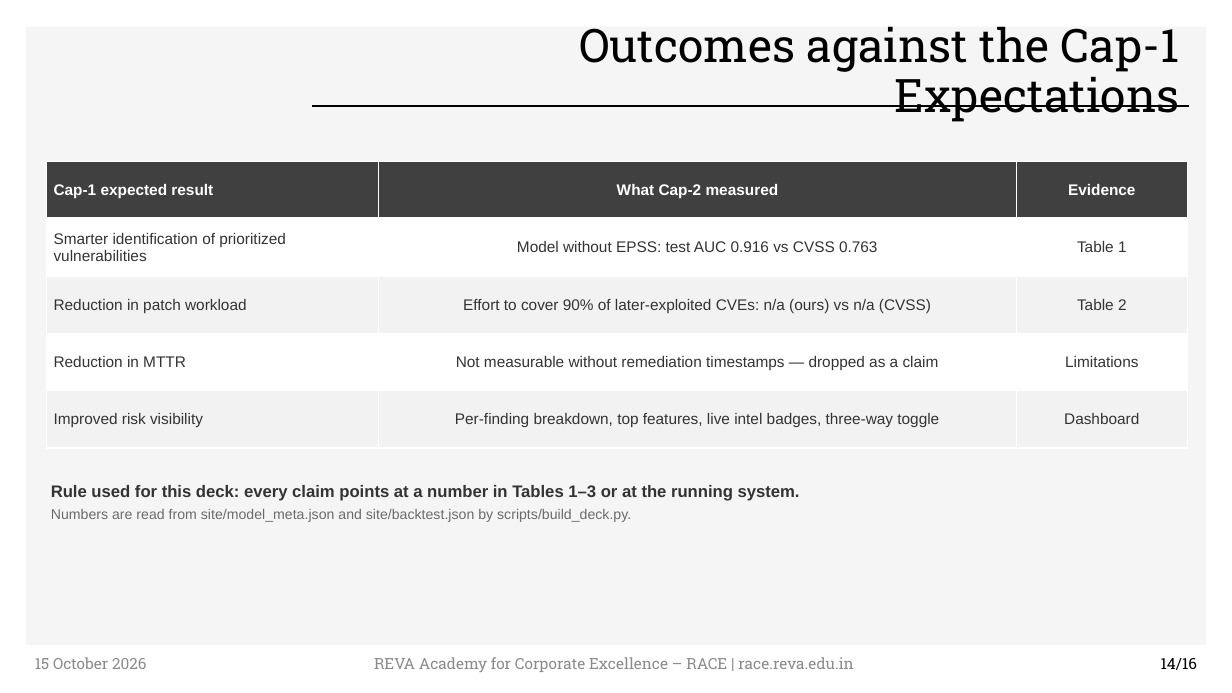
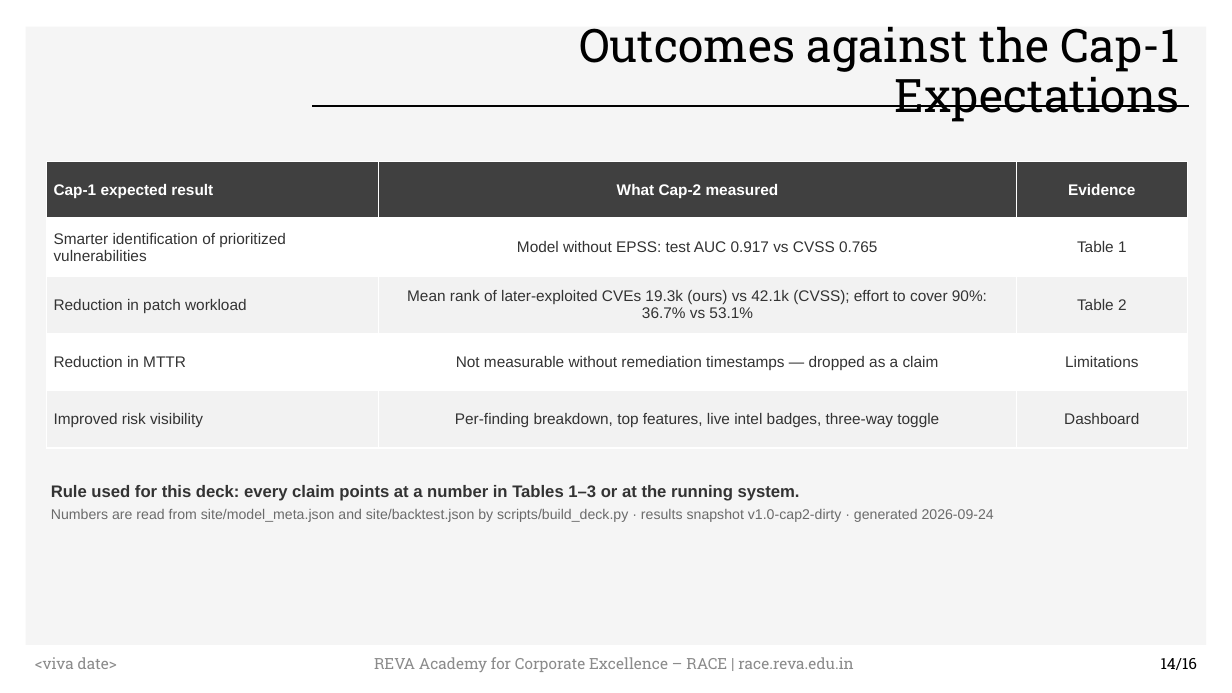
Before and after one commit to akilkumarmn/sbom-risk-engine, a slide deck: slide 14 of docs/deck/Cap2_SBOM_Risk_Engine_results.pptx. Drawn at 1232x693 pixels with LibreOffice and Linux fonts; fonts in the diff are those of the drawing; background and template pictures are left out. Boxes give left, top, right and bottom in pixels: in the first picture for what was removed or moved away, otherwise in the second. Text is boxed around its words. In the diff, an @@ line names an element or a change of style, - is before the commit and + after.

```diff
--- a/docs/deck/Cap2_SBOM_Risk_Engine_results.pptx
+++ b/docs/deck/Cap2_SBOM_Risk_Engine_results.pptx
@@ table at (46, 162, 1188, 448) @@
-row 2, column 2: Model without EPSS: test AUC 0.916 vs CVSS 0.763
+row 2, column 2: Model without EPSS: test AUC 0.917 vs CVSS 0.765
-row 3, column 2: Effort to cover 90% of later-exploited CVEs: n/a (ours) vs n/a (CVSS)
+row 3, column 2: Mean rank of later-exploited CVEs 19.3k (ours) vs 42.1k (CVSS); effort to cover 90%: 36.7% vs 53.1%
@@ text at (51, 509, 994, 522): text changed @@
-Numbers are read from site/model_meta.json and site/backtest.json by scripts/build_deck.py.
+Numbers are read from site/model_meta.json and site/backtest.json by scripts/build_deck.py · results snapshot v1.0-cap2-dirty · generated 2026-09-24
@@ text at (35, 657, 117, 669): text changed @@
-15 October 2026
+<viva date>
```
Also in this commit, not shown: 15 other slides changed, 32 other files.
